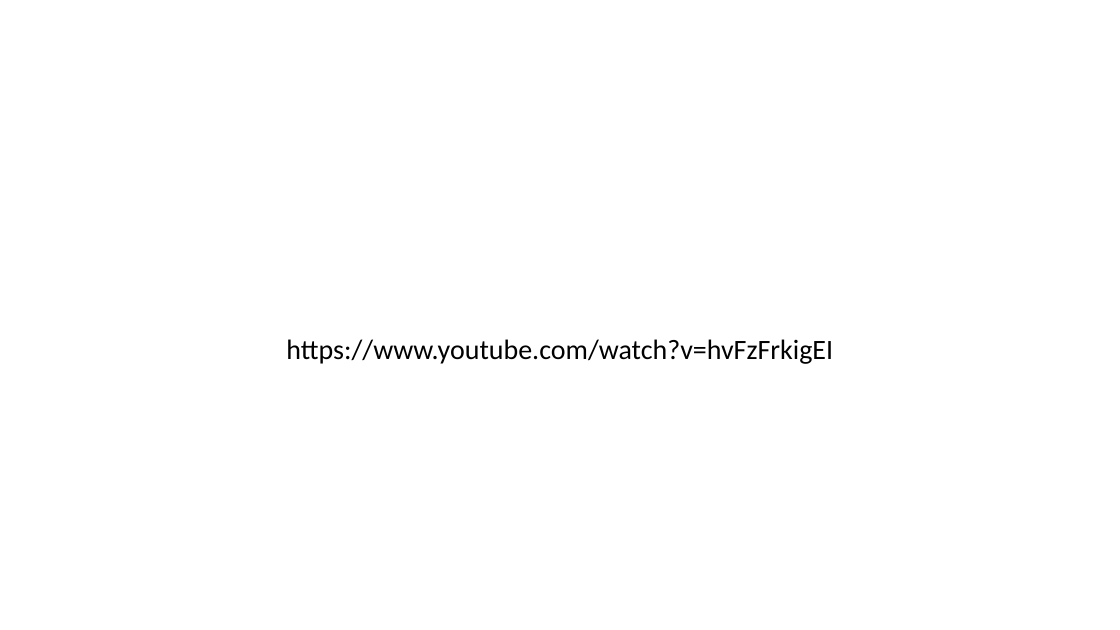
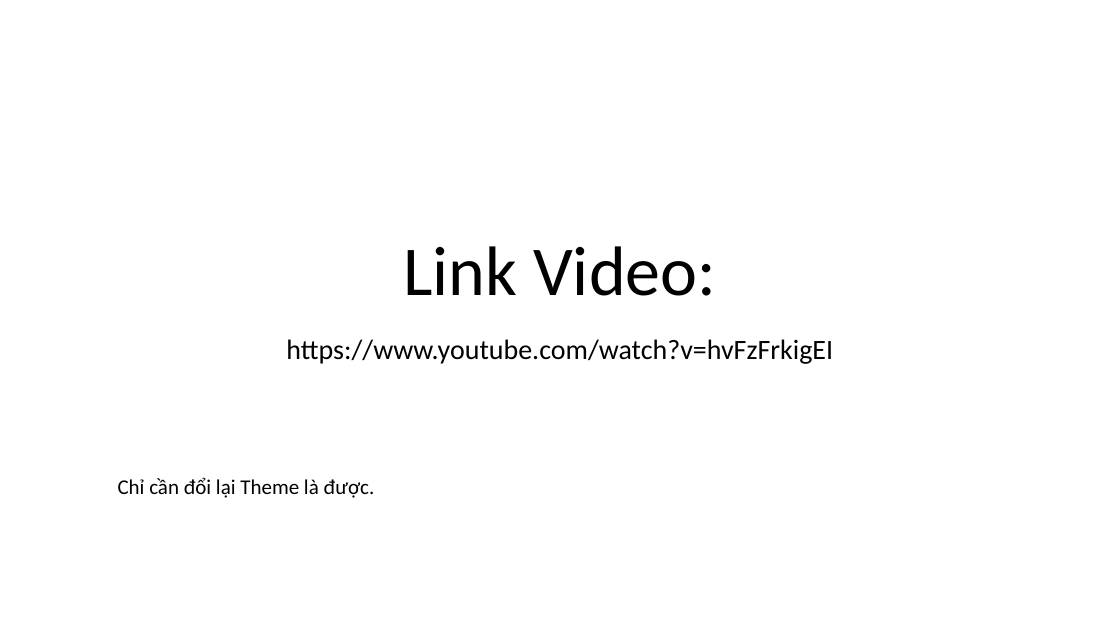
Before and after one commit to DangVanDoan05/WordPress, a slide deck: slide 1 of Import&ExPort DataBasePHP.pptx. Drawn at 1120x630 pixels with LibreOffice and Linux fonts; fonts in the diff are those of the drawing. Boxes give left, top, right and bottom in pixels: in the first picture for what was removed or moved away, otherwise in the second. Text is boxed around its words. In the diff, an @@ line names an element or a change of style, - is before the commit and + after.

```diff
--- a/Import&ExPort DataBasePHP.pptx
+++ b/Import&ExPort DataBasePHP.pptx
@@ title added at <box>403,246,716,296</box>, 60 pt, text #000000 @@
+Link Video:
@@ text added at <box>118,477,375,498</box>, 18 pt, text #000000 @@
+Chỉ cần đổi lại Theme là được.
```
Also in this commit, not shown: 8 slides added, 1 slide removed, 4 other files.
